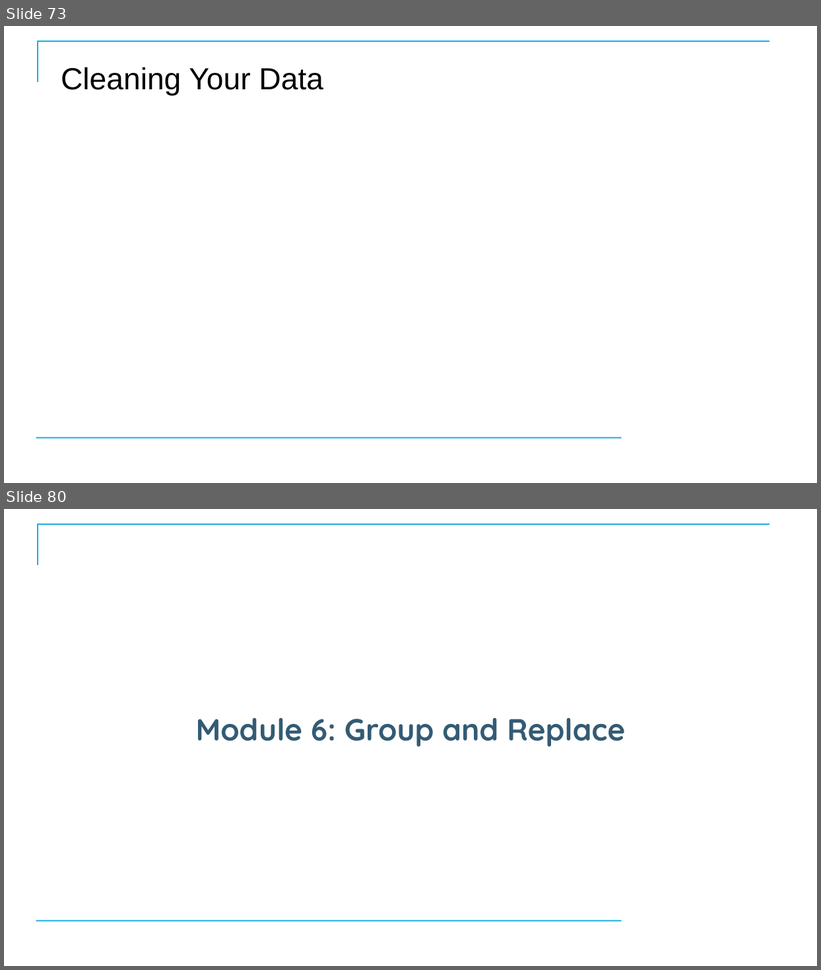
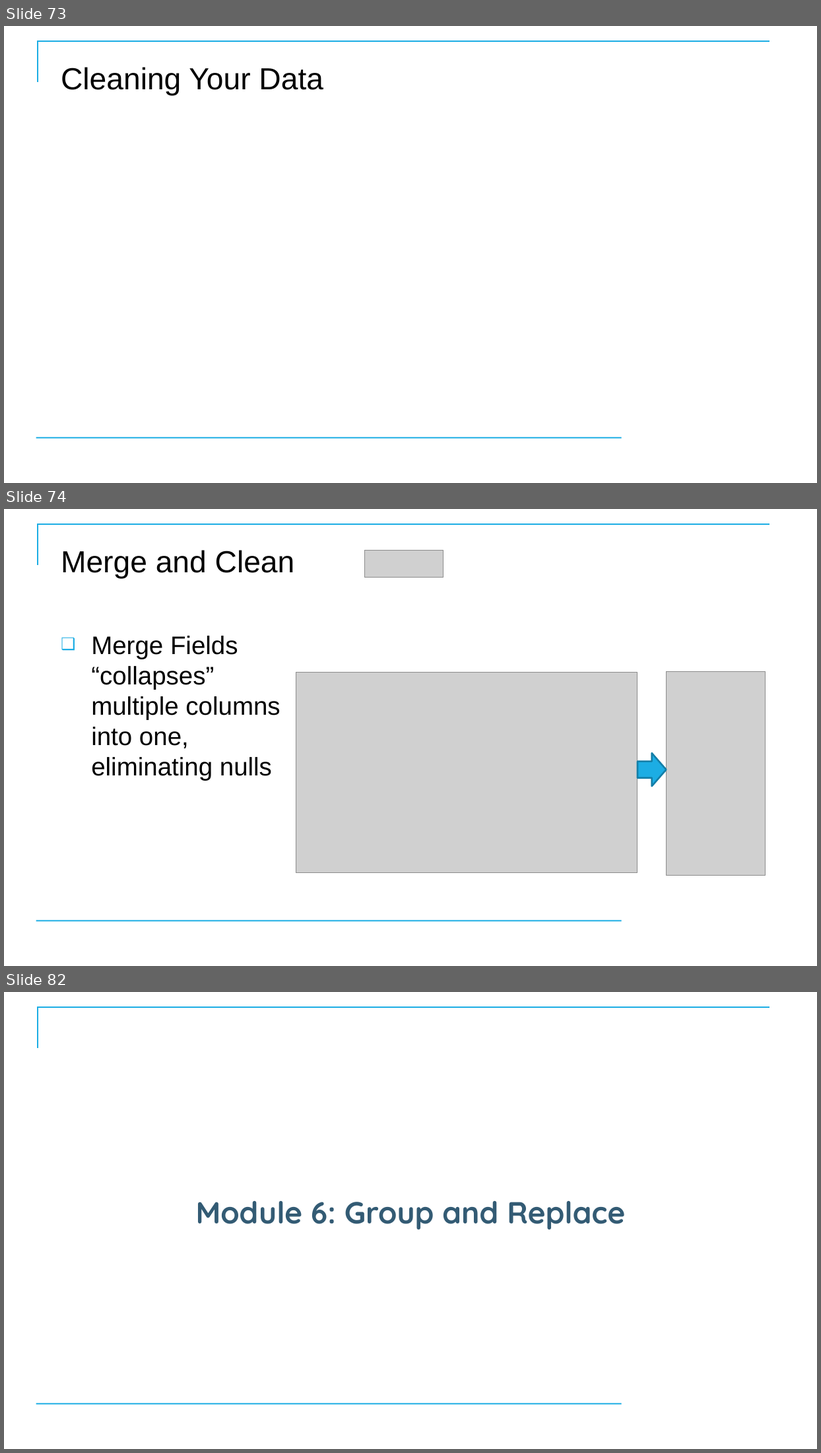
Before and after one commit to CostelloTechnicalConsulting/XTBP10---Tableau-Prep-Introduction, a slide deck: ppt/TableauPrepBuilderIntroV1_1.pptx. Shown one above the other, each under a label of ours: slides 73 and 80 before the commit, slides 73, 74 and 82 after it; the slides between them are not shown. The pictures are 821x970 and 821x1453 pixels, drawn with LibreOffice and Linux fonts; fonts in the diff are those of the drawing; grey boxes stand for pictures; background and template pictures are left out. Boxes give left, top, right and bottom in pixels: in the first picture for what was removed or moved away, otherwise in the second. Text is boxed around its words. In the diff, an @@ line names an element or a change of style, - is before the commit and + after.

```diff
--- a/ppt/TableauPrepBuilderIntroV1_1.pptx
+++ b/ppt/TableauPrepBuilderIntroV1_1.pptx
@@ slide 74 added at [4,509,817,966], background #FFFFFF; not listed: 2 template elements that a slide beside it also shows @@
@@ title added at [61,550,295,579], 36 pt, text #000000 @@
+Merge and Clean
@@ picture added at [365,550,443,578] @@
@@ text added at [91,636,280,781], 30 pt, text #000000 @@
+❑ Merge Fields “collapses” multiple columns into one, eliminating nulls
@@ picture added at [296,673,637,873] @@
@@ picture added at [667,672,766,875] @@
@@ right arrow added at [638,754,667,787], fill #1CADE4, outline #1580A9 2 pt @@
@@ what was slide 80 is now slide 82 @@
```
Also in this commit, not shown: 7 slides changed, 7 other slides added, 4 slides removed, 3 other files.
